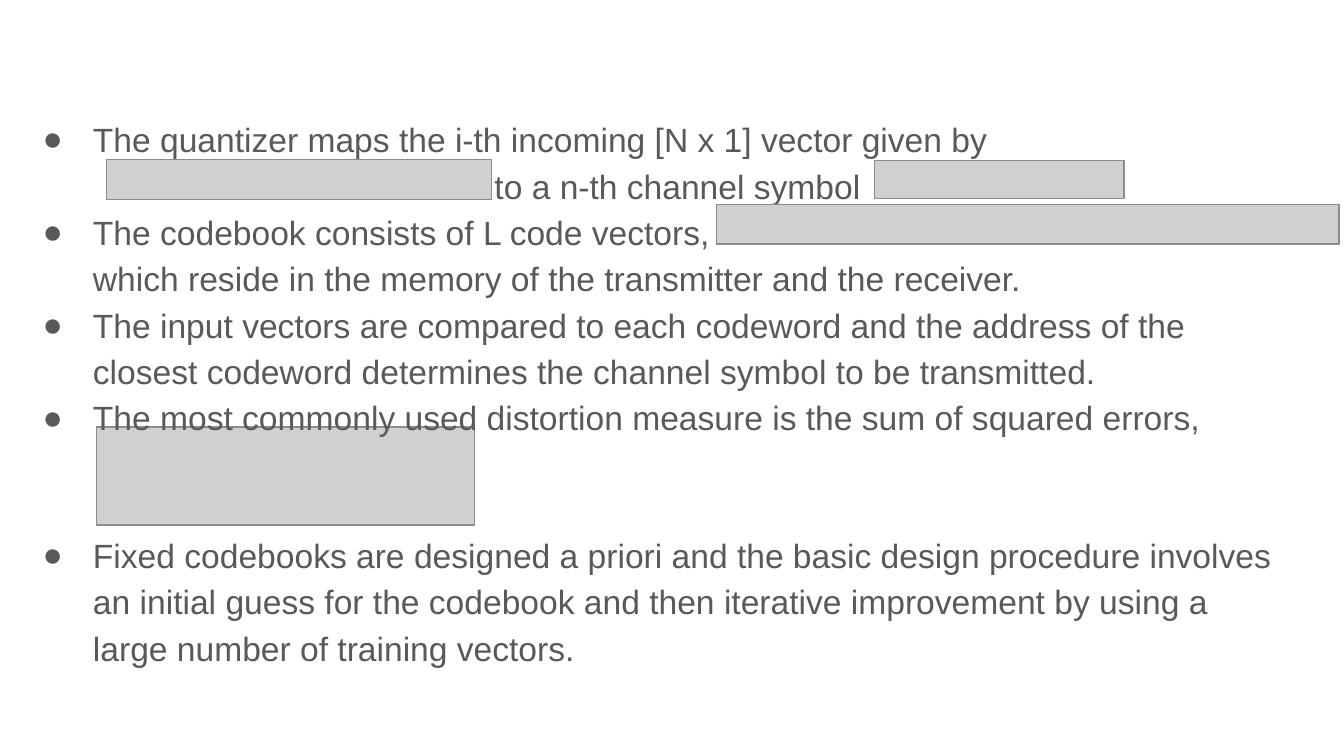
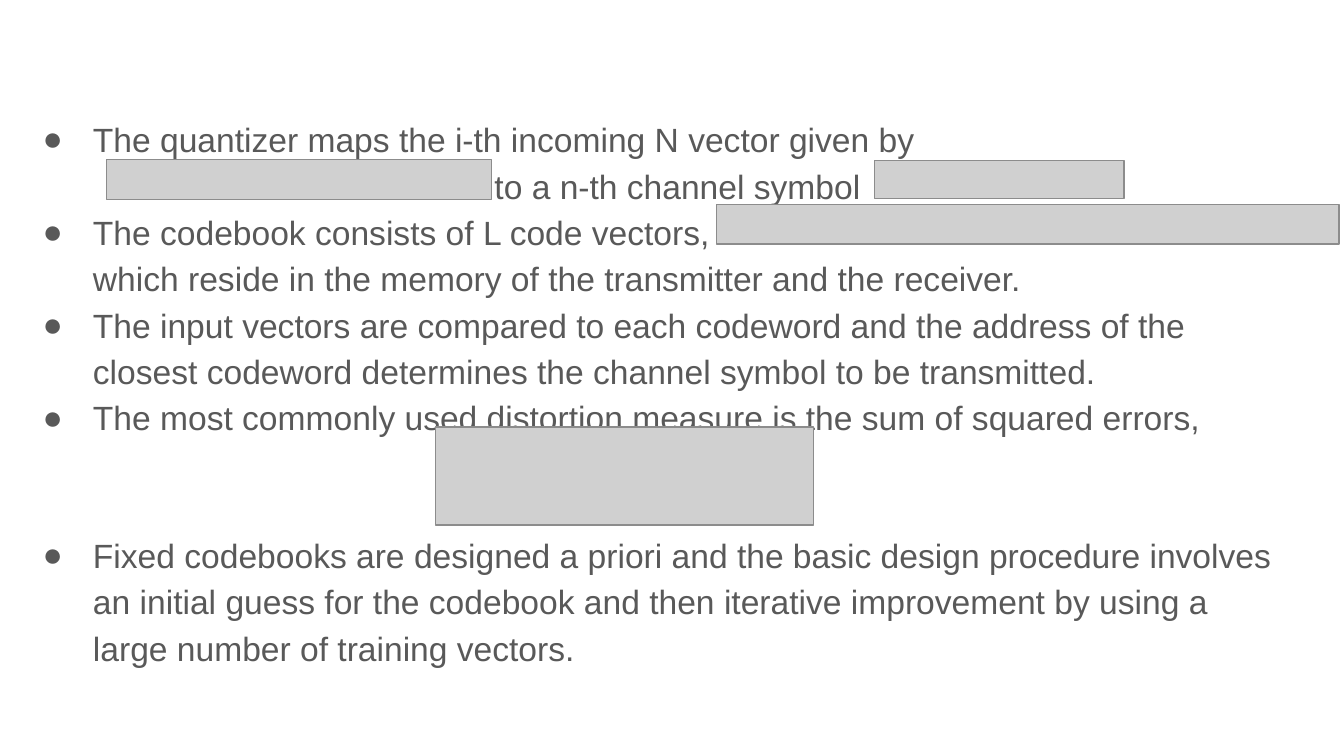
Before and after one commit to xserra/audio-coding-materials, a slide deck: slide 16 of lectures/2. Quantization and _entropy coding.pptx (slide 14 before the commit). Drawn at 1344x756 pixels with LibreOffice and Linux fonts; fonts in the diff are those of the drawing; grey boxes stand for pictures. Boxes give left, top, right and bottom in pixels: in the first picture for what was removed or moved away, otherwise in the second. Text is boxed around its words. In the diff, an @@ line names an element or a change of style, - is before the commit and + after.

```diff
--- a/lectures/2. Quantization and _entropy coding.pptx
+++ b/lectures/2. Quantization and _entropy coding.pptx
@@ text at [93,127,914,205]: text changed @@
-● The quantizer maps the i-th incoming [N x 1] vector given by
-  T to a n-th channel symbol
+● The quantizer maps the i-th incoming N vector given by
+  T to a n-th channel symbol
@@ picture: place and size @@
-picture at [97,427,474,526]
+picture at [435,427,813,526]
```
Also in this commit, not shown: 11 other slides changed, 4 slides added, 1 slide removed.
